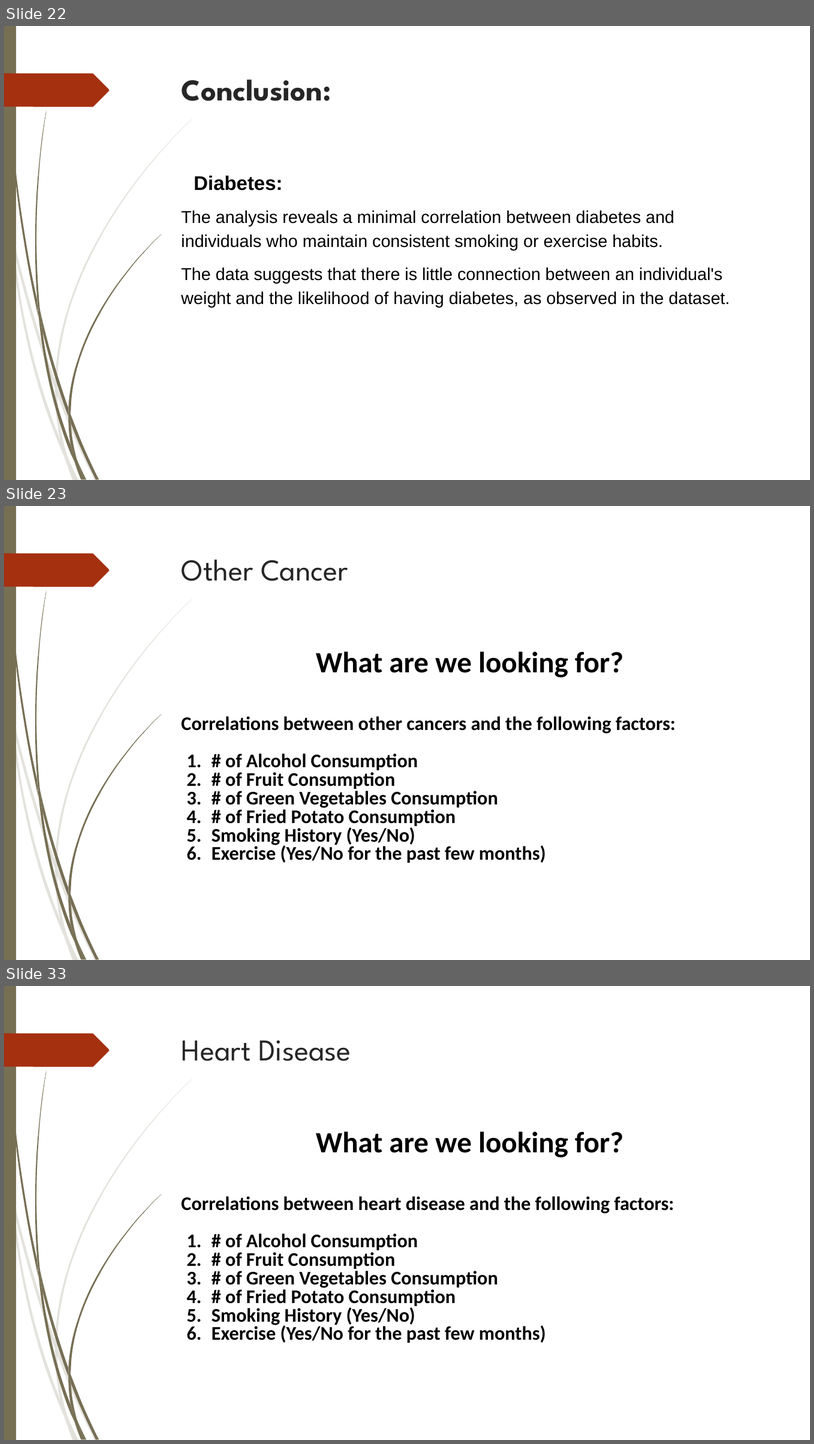
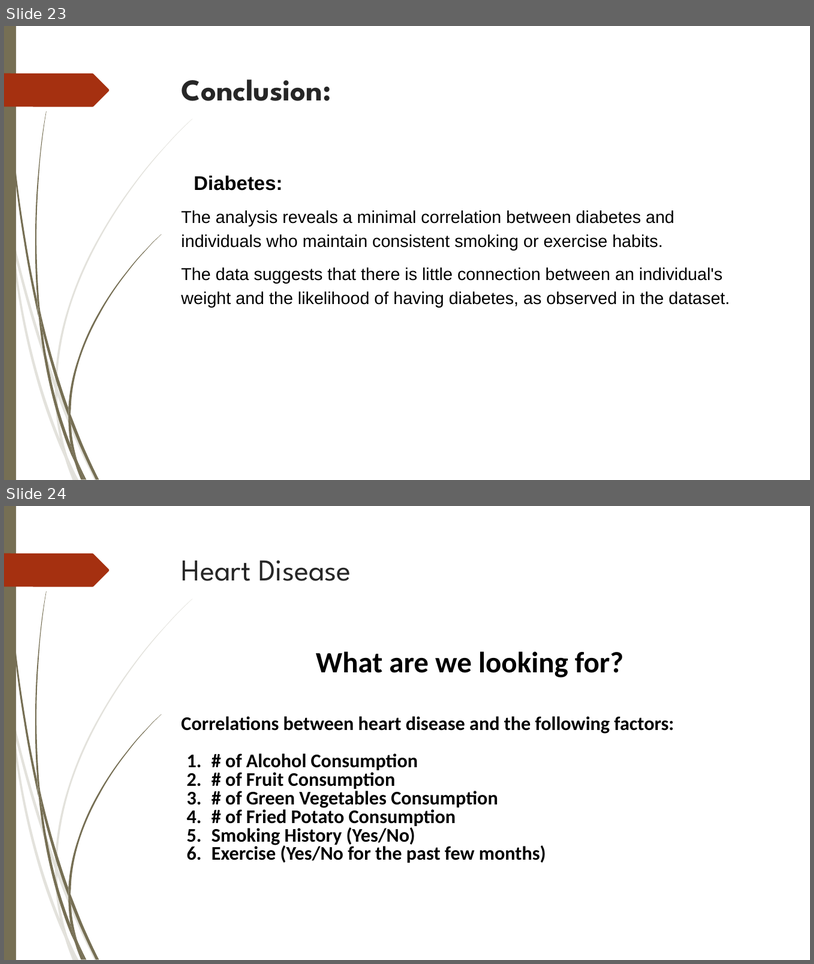
Before and after one commit to jeffrey1008x/Project1Team5, a slide deck: Analysis of Selected Health Issues (Light).pptx. Shown one above the other, each under a label of ours: slides 22, 23 and 33 before the commit, slides 23 and 24 after it; the slides between them are not shown. The pictures are 814x1444 and 814x964 pixels, drawn with LibreOffice and Linux fonts; fonts in the diff are those of the drawing; background and template pictures are left out. Boxes give left, top, right and bottom in pixels: in the first picture for what was removed or moved away, otherwise in the second. Text is boxed around its words. In the diff, an @@ line names an element or a change of style, - is before the commit and + after.

```diff
--- a/Analysis of Selected Health Issues (Light).pptx
+++ b/Analysis of Selected Health Issues (Light).pptx
@@ slide 23 removed at <box>4,506,810,960</box>, background picture (left out); not listed: 24 template elements that a slide beside it also shows @@
@@ title removed at <box>182,559,348,581</box> @@
-Other Cancer
@@ text removed at <box>181,651,676,862</box> @@
-What are we looking for?
-Correlations between other cancers and the following factors:
-1. # of Alcohol Consumption
-2. # of Fruit Consumption
-3. # of Green Vegetables Consumption
-4. # of Fried Potato Consumption
-5. Smoking History (Yes/No)
-6. Exercise (Yes/No for the past few months)
@@ what was slide 22 is now slide 23 @@
@@ what was slide 33 is now slide 24 @@
```
Also in this commit, not shown: 11 slides changed, 5 slides added, 13 other slides removed, 1 other file.
